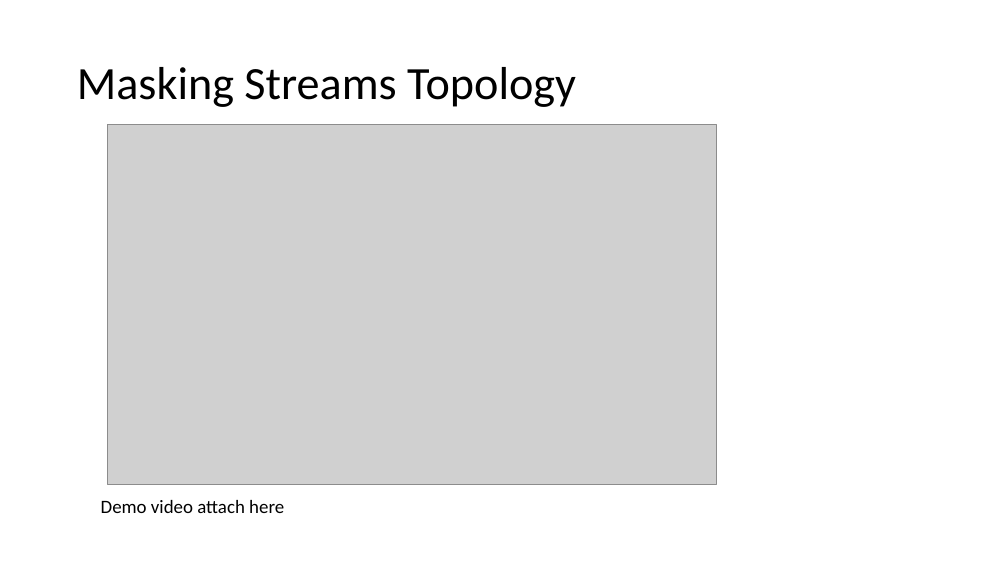
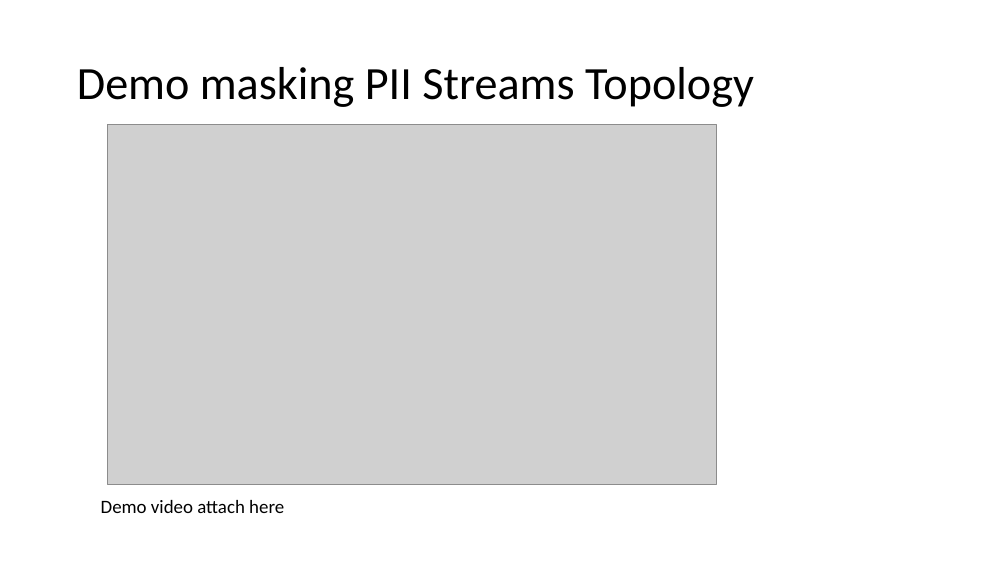
Before and after one commit to binitakaushik18/play-stream-maskingservice, a slide deck: slide 10 of doc/Kafka-Streams-TechConf [Autosaved].pptx. Drawn at 1008x567 pixels with LibreOffice and Linux fonts; fonts in the diff are those of the drawing; grey boxes stand for pictures. Boxes give left, top, right and bottom in pixels: in the first picture for what was removed or moved away, otherwise in the second. Text is boxed around its words. In the diff, an @@ line names an element or a change of style, - is before the commit and + after.

```diff
--- a/doc/Kafka-Streams-TechConf [Autosaved].pptx
+++ b/doc/Kafka-Streams-TechConf [Autosaved].pptx
@@ title at (x1=77, y1=67, x2=754, y2=107): text changed @@
-Masking Streams Topology
+Demo masking PII Streams Topology
```
Also in this commit, not shown: 2 other slides changed, 3 other files.
